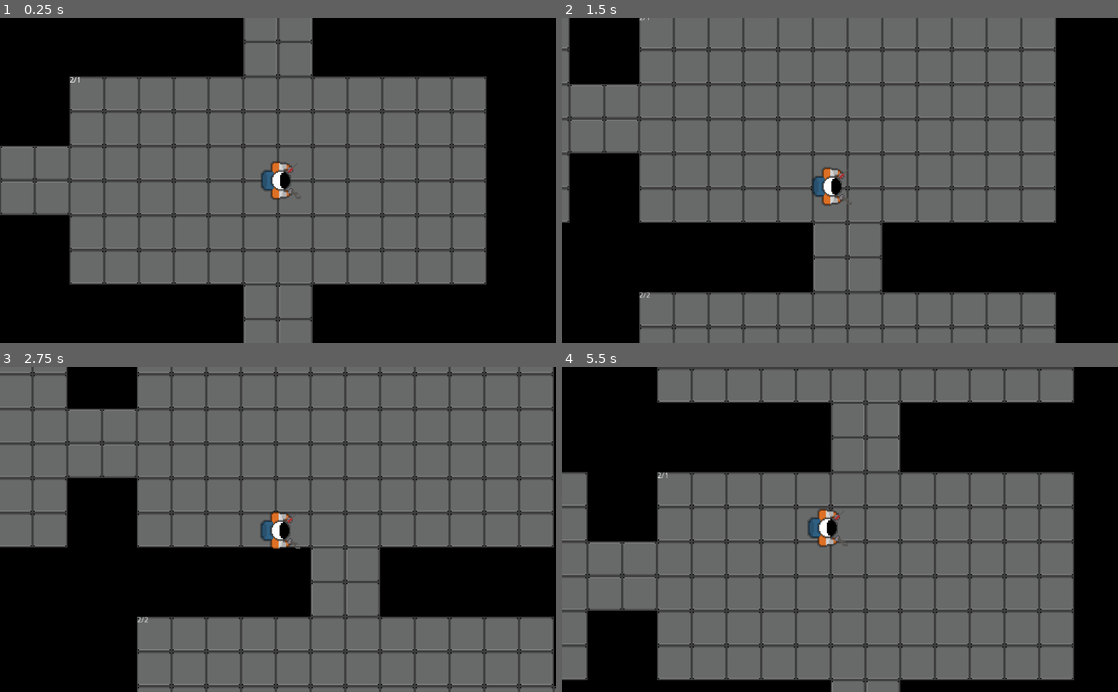
Above: before the commit, frames 1-4 (two rows, left to right).
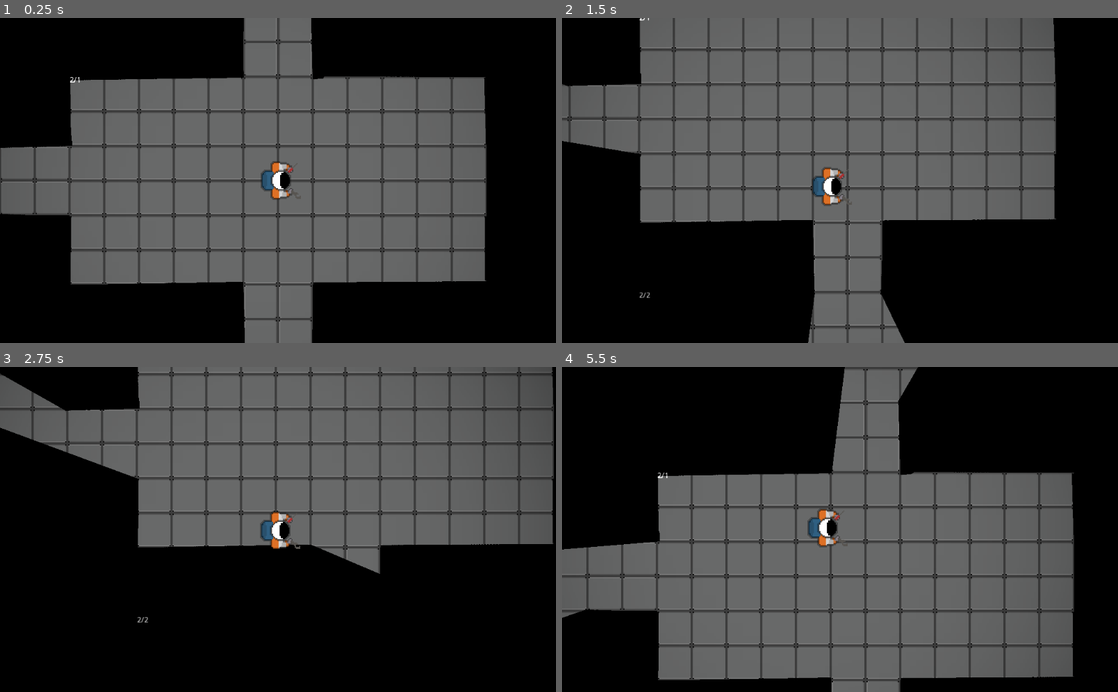
Above: after the commit, the same moments.

Repository: frankakn7/NothingIsPermanent
Game: Godot game, scene res://Main.tscn
The game is run twice, just before and just after one commit, with the same random seed, the same clock (stepped at 60 frames per second) and the same inputs.
Inputs:
- Up to frame 1 (0.25 s): no input
- Up to frame 2 (1.5 s): tap Enter at 0.5 s; hold D (move_right) 0.53-1.28 s; hold S (move_back) from 1.28 s (still down)
- Up to frame 3 (2.75 s): release S (move_back) at 2.03 s; hold D (move_right) from 2.03 s (still down)
- Up to frame 4 (5.5 s): release D (move_right) at 2.78 s; hold W (move_forward) 2.78-3.53 s; hold A (move_left) 3.53-5.03 s; hold S (move_back) from 5.03 s (still down)

The runs differ from the first frame. In frame 1, 1.1% of the frame differs, in the area x 0-88%, y 0-100%; in frame 2, 11%; in frame 3, 26%, in the area x 0-100%, y 0-100%; in frame 4, 10%.

Commit message:
Everything black except for lit objects (TEST) this is only a test! But it works quite nicely as proof of concecpt

Diff:
--- a/Game_Files/CorridorHorizontal.tscn
+++ b/Game_Files/CorridorHorizontal.tscn
@@ -1,8 +1,11 @@
-[gd_scene load_steps=4 format=2]
+[gd_scene load_steps=7 format=2]
 
 [ext_resource path="res://assets/tiles/base_tile.png" type="Texture" id=1]
 
-[sub_resource type="TileSet" id=1]
+[sub_resource type="CanvasItemMaterial" id=1]
+light_mode = 2
+
+[sub_resource type="TileSet" id=2]
 0/name = "base_tile.png 0"
 0/texture = ExtResource( 1 )
 0/tex_offset = Vector2( 0, 0 )
@@ -18,14 +21,21 @@
 0/shapes = [  ]
 0/z_index = 0
 
-[sub_resource type="RectangleShape2D" id=2]
+[sub_resource type="RectangleShape2D" id=3]
 extents = Vector2( 64, 10 )
+
+[sub_resource type="OccluderPolygon2D" id=4]
+polygon = PoolVector2Array( -69, 64, -68, 83, 68, 87, 67, 60 )
+
+[sub_resource type="OccluderPolygon2D" id=5]
+polygon = PoolVector2Array( -61.3111, -83.7851, -60.0833, -66.5967, 67.6014, -61.6858, 65.1459, -78.8741 )
 
 [node name="Corridor" type="Node2D"]
 
 [node name="TileMap" type="TileMap" parent="."]
+material = SubResource( 1 )
 z_index = -2
-tile_set = SubResource( 1 )
+tile_set = SubResource( 2 )
 format = 1
 tile_data = PoolIntArray( -1, 0, 0, -65536, 0, 0, 65535, 0, 0, 0, 0, 0 )
 
@@ -34,11 +44,18 @@
 
 [node name="CollisionShape2D" type="CollisionShape2D" parent="StaticBody2D"]
 position = Vector2( 74, 0 )
-shape = SubResource( 2 )
+shape = SubResource( 3 )
 
 [node name="StaticBody2D2" type="StaticBody2D" parent="."]
 position = Vector2( 74, 74 )
 
 [node name="CollisionShape2D" type="CollisionShape2D" parent="StaticBody2D2"]
 position = Vector2( -74, 0 )
-shape = SubResource( 2 )
+shape = SubResource( 3 )
+
+[node name="LightOccluder2D" type="LightOccluder2D" parent="."]
+occluder = SubResource( 4 )
+
+[node name="LightOccluder2D2" type="LightOccluder2D" parent="."]
+position = Vector2( -1, 0 )
+occluder = SubResource( 5 )
--- a/Game_Files/Main.tscn
+++ b/Game_Files/Main.tscn
@@ -1,12 +1,15 @@
-[gd_scene load_steps=3 format=2]
+[gd_scene load_steps=4 format=2]
 
 [ext_resource path="res://Player.tscn" type="PackedScene" id=1]
 [ext_resource path="res://RoomManager.gd" type="Script" id=4]
+
+[sub_resource type="CanvasItemMaterial" id=4]
 
 [node name="Node2D" type="Node2D"]
 
 [node name="Player" parent="." instance=ExtResource( 1 )]
 
 [node name="RoomManager" type="Node2D" parent="."]
+material = SubResource( 4 )
 position = Vector2( 128, 128 )
 script = ExtResource( 4 )
--- a/Game_Files/Player.tscn
+++ b/Game_Files/Player.tscn
@@ -1,7 +1,8 @@
-[gd_scene load_steps=4 format=2]
+[gd_scene load_steps=5 format=2]
 
 [ext_resource path="res://Player.gd" type="Script" id=1]
 [ext_resource path="res://assets/player_sprite.png" type="Texture" id=2]
+[ext_resource path="res://assets/spot.png" type="Texture" id=3]
 
 [sub_resource type="CircleShape2D" id=1]
 radius = 30.0
@@ -12,6 +13,7 @@
 script = ExtResource( 1 )
 
 [node name="Sprite" type="Sprite" parent="."]
+light_mask = 2
 rotation = 1.5708
 texture = ExtResource( 2 )
 
@@ -21,3 +23,8 @@
 [node name="Camera2D" type="Camera2D" parent="."]
 current = true
 smoothing_enabled = true
+
+[node name="Light2D" type="Light2D" parent="."]
+texture = ExtResource( 3 )
+texture_scale = 25.0
+shadow_enabled = true
--- a/Game_Files/Room.tscn
+++ b/Game_Files/Room.tscn
@@ -1,9 +1,12 @@
-[gd_scene load_steps=6 format=2]
+[gd_scene load_steps=15 format=2]
 
 [ext_resource path="res://assets/tiles/base_tile.png" type="Texture" id=1]
 [ext_resource path="res://Room.gd" type="Script" id=2]
 
-[sub_resource type="TileSet" id=1]
+[sub_resource type="CanvasItemMaterial" id=1]
+light_mode = 2
+
+[sub_resource type="TileSet" id=2]
 0/name = "base_tile.png 0"
 0/texture = ExtResource( 1 )
 0/tex_offset = Vector2( 0, 0 )
@@ -19,17 +22,42 @@
 0/shapes = [  ]
 0/z_index = 0
 
-[sub_resource type="RectangleShape2D" id=2]
+[sub_resource type="RectangleShape2D" id=3]
 extents = Vector2( 10, 184 )
 
-[sub_resource type="RectangleShape2D" id=3]
+[sub_resource type="OccluderPolygon2D" id=5]
+polygon = PoolVector2Array( -18.791, 2.70511, -19.791, 393.33, 5.20906, 387.08, 3.20906, 2.70511 )
+
+[sub_resource type="OccluderPolygon2D" id=6]
+polygon = PoolVector2Array( -18.791, 5.83209, -16.791, 396.457, 4.20906, 390.207, 5.20906, -3.54291 )
+
+[sub_resource type="OccluderPolygon2D" id=7]
+polygon = PoolVector2Array( -47.2064, 40.0137, -47.143, 400.084, -26.3465, 420.088, -26.5367, -80.0098 )
+
+[sub_resource type="OccluderPolygon2D" id=8]
+polygon = PoolVector2Array( -335.791, 377.707, -336.791, 452.707, -7.79053, 462.082, -14.7905, 371.457 )
+
+[sub_resource type="OccluderPolygon2D" id=9]
+polygon = PoolVector2Array( -19.3245, 802.706, -19.3245, 1171.46, 3.67554, 1174.58, 11.6755, 821.456 )
+
+[sub_resource type="OccluderPolygon2D" id=10]
+polygon = PoolVector2Array( 30.5269, -5141, 31.8583, -5181, 31.9217, -7621.48, 30.2732, -7601.47 )
+
+[sub_resource type="OccluderPolygon2D" id=11]
+polygon = PoolVector2Array( 10.3644, -60.011, 10.3644, 360.071, 30.7171, 380.075, 30.7171, 20.0045 )
+
+[sub_resource type="OccluderPolygon2D" id=12]
+polygon = PoolVector2Array( -26.1563, 400.079, -26.2831, -80.0149, -46.5723, 20.0045, -46.3821, 500.098 )
+
+[sub_resource type="RectangleShape2D" id=4]
 
 [node name="Room" type="Node2D"]
 script = ExtResource( 2 )
 
 [node name="TileMap" type="TileMap" parent="."]
+material = SubResource( 1 )
 z_index = -2
-tile_set = SubResource( 1 )
+tile_set = SubResource( 2 )
 format = 1
 tile_data = PoolIntArray( 0, 0, 0, 1, 0, 0, 2, 0, 0, 3, 0, 0, 4, 0, 0, 5, 0, 0, 6, 0, 0, 7, 0, 0, 8, 0, 0, 9, 0, 0, 10, …(295 unchanged characters)…
 
@@ -55,7 +83,10 @@
 [node name="CollisionShape2D" type="CollisionShape2D" parent="WallWestNorth"]
 position = Vector2( -8, 192 )
 scale = Vector2( 1, 1.04 )
-shape = SubResource( 2 )
+shape = SubResource( 3 )
+
+[node name="LightOccluder2D" type="LightOccluder2D" parent="WallWestNorth"]
+occluder = SubResource( 5 )
 
 [node name="WallWestSouth" type="StaticBody2D" parent="."]
 position = Vector2( -2.20891, 259.134 )
@@ -64,7 +95,10 @@
 [node name="CollisionShape2D" type="CollisionShape2D" parent="WallWestSouth"]
 position = Vector2( -8, 192 )
 scale = Vector2( 1, 1.04 )
-shape = SubResource( 2 )
+shape = SubResource( 3 )
+
+[node name="LightOccluder2D" type="LightOccluder2D" parent="WallWestSouth"]
+occluder = SubResource( 6 )
 
 [node name="WallSouthEast" type="StaticBody2D" parent="."]
 position = Vector2( 734, 383 )
@@ -73,7 +107,10 @@
 [node name="CollisionShape2D" type="CollisionShape2D" parent="WallSouthEast"]
 position = Vector2( -8, 192 )
 scale = Vector2( 1, 1.04 )
-shape = SubResource( 2 )
+shape = SubResource( 3 )
+
+[node name="LightOccluder2D" type="LightOccluder2D" parent="WallSouthEast"]
+occluder = SubResource( 7 )
 
 [node name="WallEastSouth" type="StaticBody2D" parent="."]
 position = Vector2( 784.791, 259.134 )
@@ -82,7 +119,10 @@
 [node name="CollisionShape2D" type="CollisionShape2D" parent="WallEastSouth"]
 position = Vector2( -8, 192 )
 scale = Vector2( 1, 1.04 )
-shape = SubResource( 2 )
+shape = SubResource( 3 )
+
+[node name="LightOccluder2D" type="LightOccluder2D" parent="WallEastSouth"]
+occluder = SubResource( 8 )
 
 [node name="WallEastNorth" type="StaticBody2D" parent="."]
 position = Vector2( 784.791, 1.13446 )
@@ -91,7 +131,10 @@
 [node name="CollisionShape2D" type="CollisionShape2D" parent="WallEastNorth"]
 position = Vector2( -8, 192 )
 scale = Vector2( 1, 1.04 )
-shape = SubResource( 2 )
+shape = SubResource( 3 )
+
+[node name="LightOccluder2D" type="LightOccluder2D" parent="WallEastNorth"]
+occluder = SubResource( 9 )
 
 [node name="WallSouthWest" type="StaticBody2D" parent="."]
 position = Vector2( 286, 383 )
@@ -100,7 +143,10 @@
 [node name="CollisionShape2D" type="CollisionShape2D" parent="WallSouthWest"]
 position = Vector2( -8, 192 )
 scale = Vector2( 1, 1.04 )
-shape = SubResource( 2 )
+shape = SubResource( 3 )
+
+[node name="LightOccluder2D" type="LightOccluder2D" parent="WallSouthWest"]
+occluder = SubResource( 10 )
 
 [node name="WallNorthWest" type="StaticBody2D" parent="."]
 position = Vector2( 286, -18 )
@@ -109,7 +155,10 @@
 [node name="CollisionShape2D" type="CollisionShape2D" parent="WallNorthWest"]
 position = Vector2( -8, 192 )
 scale = Vector2( 1, 1.04 )
-shape = SubResource( 2 )
+shape = SubResource( 3 )
+
+[node name="LightOccluder2D" type="LightOccluder2D" parent="WallNorthWest"]
+occluder = SubResource( 11 )
 
 [node name="WallNorthEast" type="StaticBody2D" parent="."]
 position = Vector2( 734, -18 )
@@ -118,10 +167,13 @@
 [node name="CollisionShape2D" type="CollisionShape2D" parent="WallNorthEast"]
 position = Vector2( -8, 192 )
 scale = Vector2( 1, 1.04 )
-shape = SubResource( 2 )
+shape = SubResource( 3 )
+
+[node name="LightOccluder2D" type="LightOccluder2D" parent="WallNorthEast"]
+occluder = SubResource( 12 )
 
 [node name="Area2D" type="Area2D" parent="."]
 position = Vector2( 380.049, 191.426 )
 
 [node name="CollisionShape2D" type="CollisionShape2D" parent="Area2D"]
-shape = SubResource( 3 )
+shape = SubResource( 4 )
Binary file added: Game_Files/assets/spot.png
Not shown, added: Game_Files/assets/spot.png.import
Not shown, removed: Game_Files/Player.tscn.tmp
